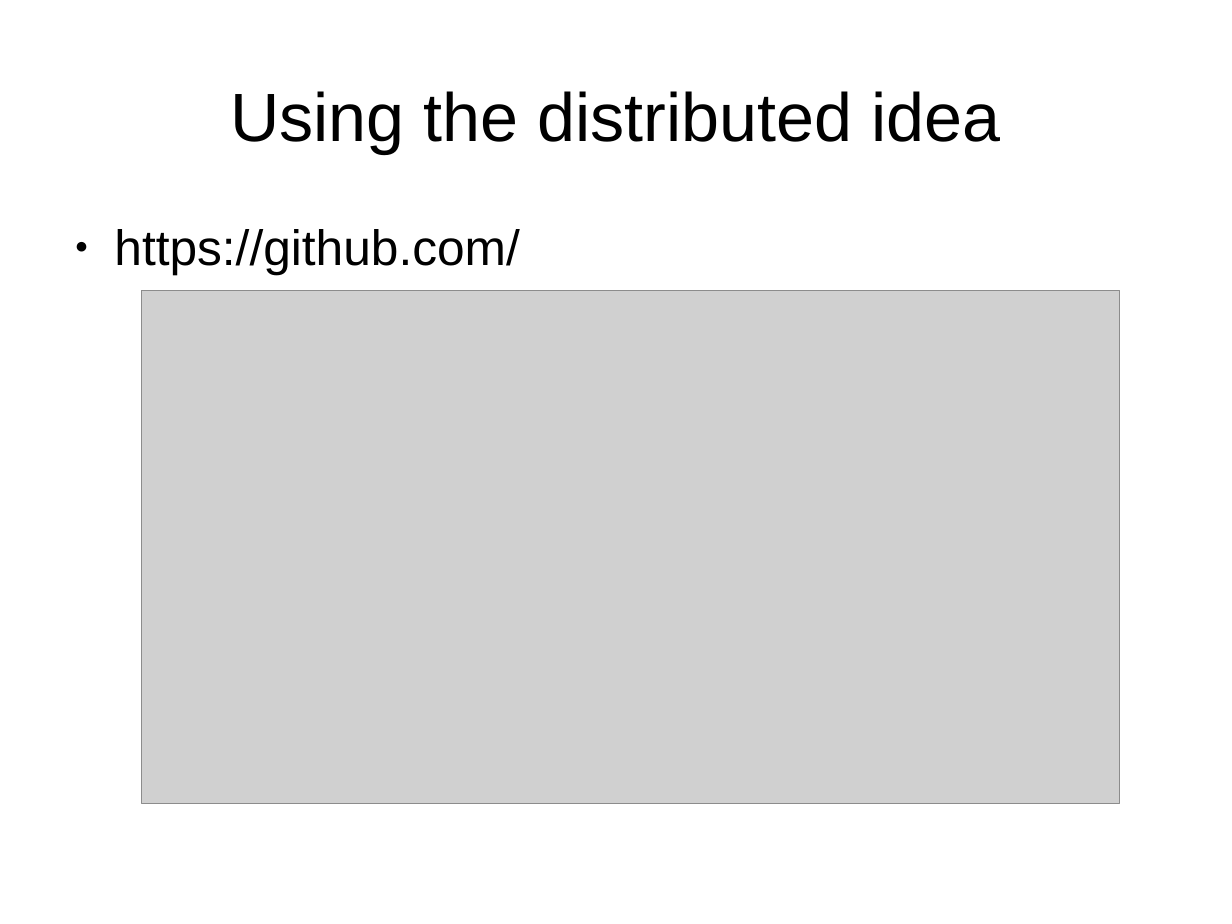
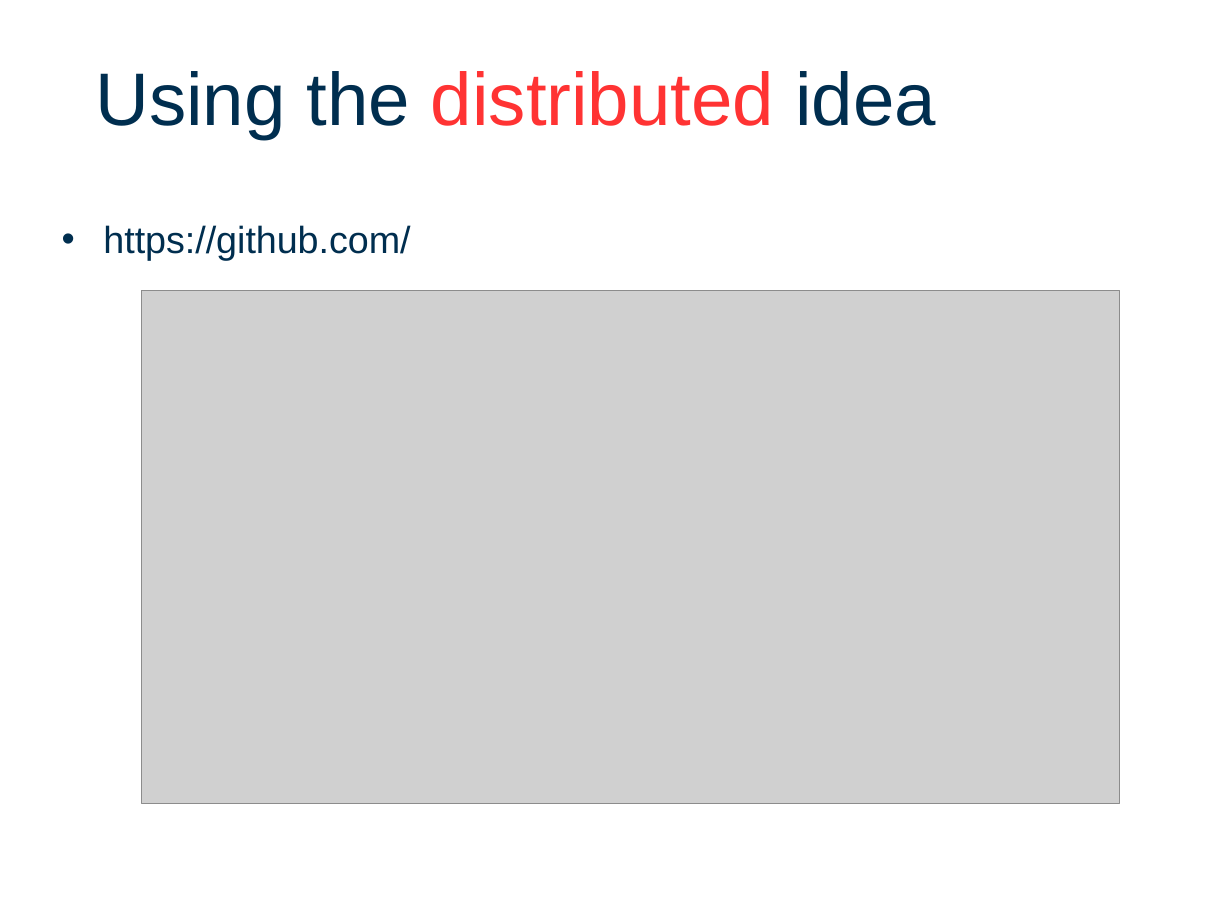
Before and after one commit to FineWilms/Workshop_github, a slide deck: slide 10 of intro2Git.odp. Drawn at 1232x924 pixels with LibreOffice and Linux fonts; fonts in the diff are those of the drawing; grey boxes stand for pictures; background and template pictures are left out. Boxes give left, top, right and bottom in pixels: in the first picture for what was removed or moved away, otherwise in the second. Text is boxed around its words. In the diff, an @@ line names an element or a change of style, - is before the commit and + after.

```diff
--- a/intro2Git.odp
+++ b/intro2Git.odp
@@ title "Using the distributed idea": place and size @@
-title "Using the distributed idea" at box(230, 91, 1000, 153)
+title "Using the distributed idea" at box(95, 71, 936, 139)
@@ title "Using the distributed idea" at box(95, 71, 936, 139): size 44 to 48 pt; text colour #000000 to #002E4F in "Using the idea"; text colour #000000 to #FF3333 in "distributed"; alignment centre to left; vertical alignment middle to top @@
@@ text "https://github.com/" at box(103, 225, 410, 261): size 32 to 24.3 pt, text colour #000000 to #002E4F; bullet ● to •; less space between paragraphs @@
```
Also in this commit, not shown: 11 other slides changed.
